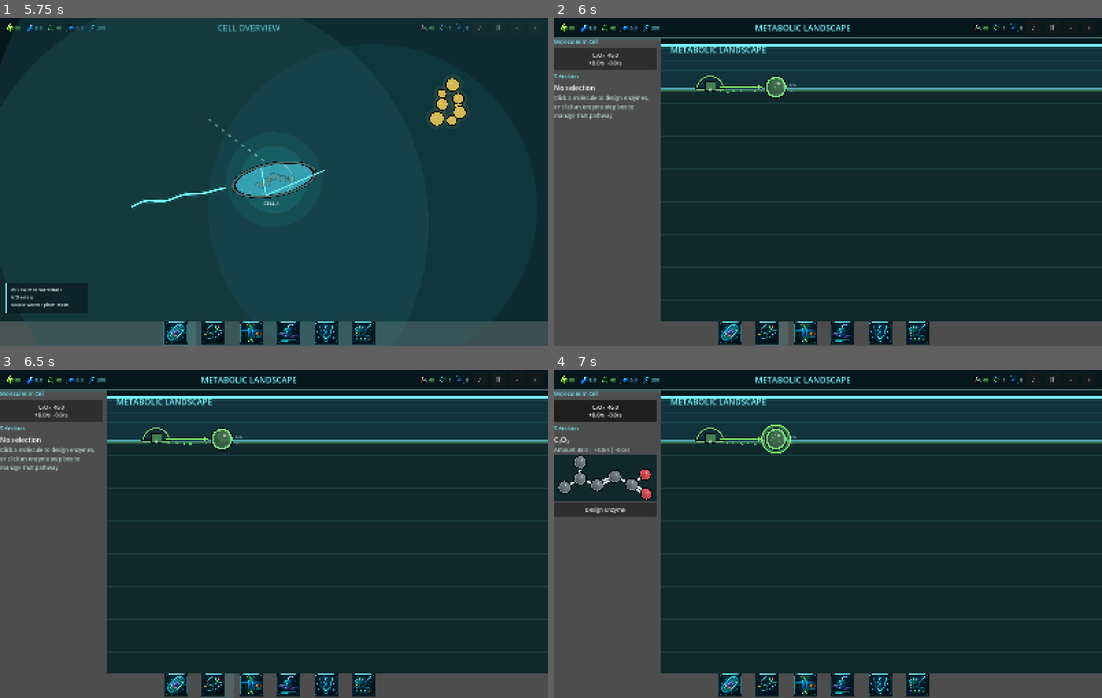
Above: before the commit, frames 1-4 (two rows, left to right).
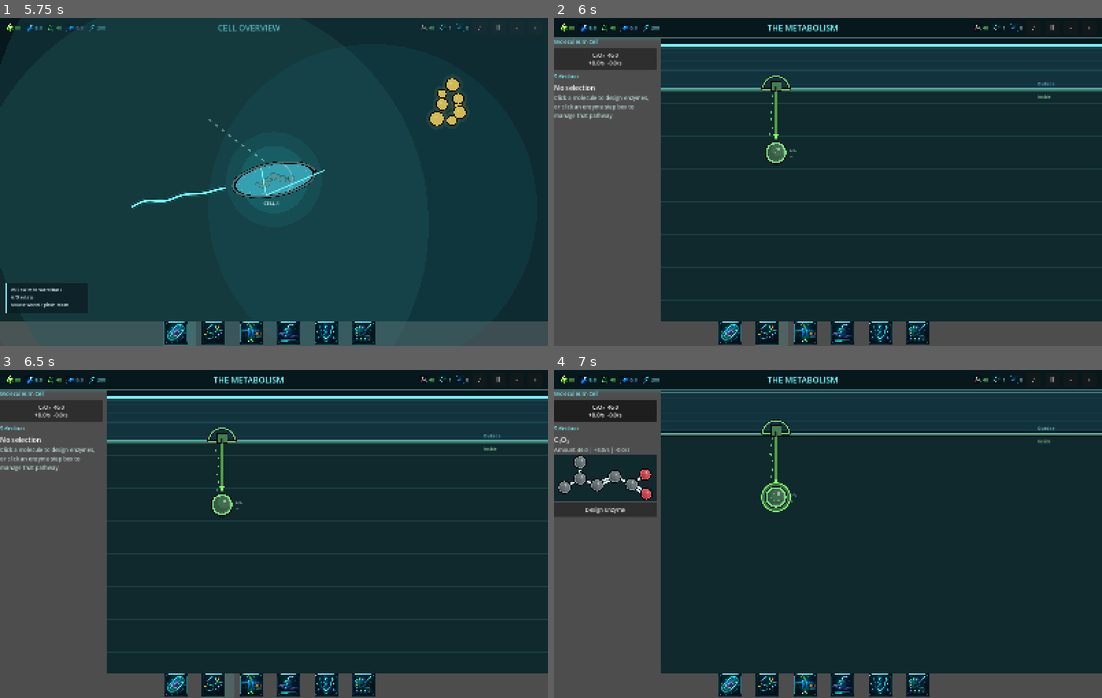
Above: after the commit, the same moments.

Repository: EliasEnglund/SimCell
Game: Godot game, scene res://scenes/main.tscn
The game is run twice, just before and just after one commit, with the same random seed, the same clock (stepped at 60 frames per second) and the same inputs.
Inputs (mouse positions are in pixels of both pictures, inside the frame that each line leads up to):
- Up to frame 1 (5.75 s): click "PLAY" at 0.5 s; click "♪" at 1.25 s; click "♫" at 2 s; click "Ⅱ" at 2.75 s; click "-" at 3.5 s; click "+" at 4.25 s; click (180, 332) at 5.02 s
- Up to frame 2 (6 s): click (773, 332) at 5.77 s
- Up to frame 3 (6.5 s): no input
- Up to frame 4 (7 s): click "C₆O₂ 46.0 +8.0/s -0.0/s" at 6.5 s

Frame 1 is identical in both runs. In frame 2, 1.3% of the frame differs, in the area x 21-92%, y 2-45%; in frame 3, 1.3%; in frame 4, 5.6%, in the area x 19-100%, y 2-44%.

Commit message:
Fix metabolism import layout and camera persistence

Diff:
--- a/scripts/ui/main.gd
+++ b/scripts/ui/main.gd
@@ -53,6 +53,8 @@
 var metabolism_goal_positions := {}
 var metabolism_route_bends := {}
 var metabolism_import_sources := {}
+var metabolism_pan_offset := Vector2.ZERO
+var metabolism_zoom := 1.0
 var metabolism_molecule_list_signature := ""
 var metabolism_molecule_buttons := {}
 var hovered_metabolism_molecule := ""
@@ -299,6 +301,11 @@
 	metabolism_workspace = MetabolismWorkspaceScript.new()
 	metabolism_workspace.simulation = sim
 	metabolism_workspace.use_persistent_layout(metabolism_layout_positions, metabolism_manual_positions, metabolism_goal_positions, metabolism_route_bends, metabolism_import_sources)
+	metabolism_workspace.use_persistent_camera(metabolism_pan_offset, metabolism_zoom)
+	metabolism_workspace.camera_changed.connect(func(new_pan: Vector2, new_zoom: float):
+		metabolism_pan_offset = new_pan
+		metabolism_zoom = new_zoom
+	)
 	metabolism_workspace.set_anchors_preset(Control.PRESET_FULL_RECT)
 	metabolism_workspace.clip_contents = true
 	metabolism_workspace.molecule_requested.connect(_handle_molecule_click)
@@ -1372,7 +1379,7 @@
 func _view_title(view_id: String) -> String:
 	var titles := {
 		"cell": "CELL OVERVIEW",
-		"metabolism": "METABOLIC LANDSCAPE",
+		"metabolism": "THE METABOLISM",
 		"membrane": "MEMBRANE TRANSPORT",
 		"proteins": "PROTEIN BUILDER",
 		"dna": "DNA TECH TREE",
--- a/scripts/ui/metabolism_workspace.gd
+++ b/scripts/ui/metabolism_workspace.gd
@@ -4,6 +4,7 @@
 signal molecule_requested(molecule_id: String)
 signal empty_requested
 signal pathway_requested(blueprint_id: String)
+signal camera_changed(pan_offset: Vector2, zoom: float)
 
 const MoleculeCanvasScript := preload("res://scripts/ui/molecule_canvas.gd")
 const WORLD_BOUNDS := Rect2(Vector2(-1500.0, 22.0), Vector2(4200.0, 3200.0))
@@ -130,6 +131,7 @@
 		_drag_distance += event.position.distance_to(_last_mouse)
 		_last_mouse = event.position
 		_clamp_pan()
+		emit_signal("camera_changed", pan_offset, zoom)
 		_rebuild()
 	elif event is InputEventMouseMotion and get_global_rect().has_point(event.position):
 		_hover_inside = true
@@ -189,6 +191,7 @@
 	if was_at_top:
 		pan_offset.y = -WORLD_BOUNDS.position.y * zoom
 	_clamp_pan()
+	emit_signal("camera_changed", pan_offset, zoom)
 	_rebuild()
 
 func _clamp_pan() -> void:
@@ -217,6 +220,10 @@
 	_manual_route_bends = route_bends
 	_manual_import_sources = import_sources
 
+func use_persistent_camera(saved_pan_offset: Vector2, saved_zoom: float) -> void:
+	pan_offset = saved_pan_offset
+	zoom = clampf(saved_zoom, 0.5, 2.0)
+
 func _rebuild() -> void:
 	var restore_hover := _hover_inside and not _dragging and get_rect().has_point(_last_hover_local)
 	_hide_hover_popup()
@@ -224,6 +231,7 @@
 		child.queue_free()
 	if simulation == null:
 		return
+	_clamp_pan()
 	var background := ColorRect.new()
 	background.color = Color("07181c")
 	background.set_anchors_preset(Control.PRESET_FULL_RECT)
@@ -247,19 +255,18 @@
 	membrane_line.set_anchors_preset(Control.PRESET_FULL_RECT)
 	membrane_line.mouse_filter = Control.MOUSE_FILTER_IGNORE
 	add_child(membrane_line)
-	var title := Label.new()
-	title.text = "METABOLIC LANDSCAPE"
-	title.add_theme_font_size_override("font_size", 24)
-	title.modulate = Color("76f4ff")
-	title.position = Vector2(28, 18)
-	title.mouse_filter = Control.MOUSE_FILTER_IGNORE
-	add_child(title)
 	var ids: Array[String] = []
 	for id in simulation.metabolism_molecule_ids():
 		if simulation.has_method("is_target_molecule_id") and simulation.is_target_molecule_id(str(id)):
 			continue
 		ids.append(str(id))
 	var layout := _metabolism_layout(ids, maxf(760.0, size.x))
+	_migrate_molecules_below_membrane(ids)
+	for id in ids:
+		if layout.has(id) and _layout_positions.has(id):
+			var item: Dictionary = layout[id]
+			item["position"] = _layout_positions[id]
+			layout[id] = item
 	var positions := {}
 	var sizes := {}
 	for id in ids:
@@ -610,12 +617,12 @@
 	var source_port: Vector2
 	var target_port: Vector2
 	if importing:
-		source_port = _node_port_world(marker_rect_world.position, marker_rect_world.size, route_dir)
+		source_port = Vector2(source_anchor.x, MEMBRANE_LINE_Y + GRID_CELL * 0.08)
 		target_port = _node_port_world(molecule_rect_world.position, molecule_rect_world.size, -route_dir)
 	else:
 		source_port = _node_port_world(molecule_rect_world.position, molecule_rect_world.size, route_dir)
 		target_port = _node_port_world(marker_rect_world.position, marker_rect_world.size, -route_dir)
-	var route_world := _routed_between_nodes_world(source_port, target_port, route_dir, -route_dir, route_key)
+	var route_world := _transport_route_world(source_port, target_port, route_key, importing)
 	var route_screen := _world_points_to_screen(route_world)
 	var arrow := RoutedArrowLine.new()
 	arrow.points = route_screen
@@ -628,6 +635,20 @@
 	_register_route_hover(route_screen, {"name": "Membrane import" if importing else "Membrane export", "rate": transport.get("rate", 0.0), "tool": "transporter"}, route_key)
 	_register_flux_route(route_screen, molecule_id, molecule_id, {"rate": transport.get("rate", 0.0), "active_count": 1})
 
+func _transport_route_world(source_port: Vector2, target_port: Vector2, route_key: String, importing: bool) -> Array[Vector2]:
+	if not importing:
+		return _routed_between_nodes_world(source_port, target_port, _primary_axis(target_port - source_port), _primary_axis(source_port - target_port), route_key)
+	var first_inside := Vector2(source_port.x, MEMBRANE_LINE_Y + GRID_CELL)
+	var route: Array[Vector2] = [source_port, first_inside]
+	if _manual_route_bends.has(route_key):
+		var bend: Vector2 = _clamp_route_bend(_manual_route_bends[route_key])
+		route.append(Vector2(bend.x, first_inside.y))
+		route.append(Vector2(bend.x, target_port.y))
+	else:
+		route.append(Vector2(target_port.x, first_inside.y))
+	route.append(target_port)
+	return _clean_route(route)
+
 func _arrow_label(pathway: Dictionary) -> String:
 	var rate := float(pathway.get("rate", 0.0))
 	if int(pathway.get("active_count", 0)) > 0:
@@ -643,10 +664,24 @@
 		sizes[id] = _molecule_canvas_size(simulation.molecule_types[id], _fixed_zoom)
 	if ids.is_empty():
 		return result
+	for transport in simulation.membrane_transport_arrows():
+		var molecule_id := str(transport.get("molecule", ""))
+		if not sizes.has(molecule_id) or _layout_positions.has(molecule_id):
+			continue
+		var molecule_size: Vector2 = sizes[molecule_id]
+		var source_key := "%s:%s" % [str(transport.get("direction", "import")), molecule_id]
+		var source_anchor := Vector2(map_width * 0.5, MEMBRANE_LINE_Y)
+		if _manual_import_sources.has(source_key):
+			source_anchor = Vector2(_manual_import_sources[source_key])
+		else:
+			source_anchor = _nearest_available_source_position(source_anchor, source_key)
+			_manual_import_sources[source_key] = source_anchor
+		var preferred_import := _snap_node_to_grid_cell(Vector2(source_anchor.x - molecule_size.x * 0.5, MEMBRANE_LINE_Y + GRID_CELL * 1.20), molecule_size)
+		_layout_positions[molecule_id] = _nearest_available_node_position(preferred_import, molecule_size, molecule_id)
 	var first_id := ids[0]
 	if not _layout_positions.has(first_id):
 		var first_size: Vector2 = sizes[first_id]
-		_layout_positions[first_id] = _snap_node_to_grid_cell(Vector2(map_width * 0.5 - first_size.x * 0.5, GRID_CELL * 0.75), first_size)
+		_layout_positions[first_id] = _snap_node_to_grid_cell(Vector2(map_width * 0.5 - first_size.x * 0.5, MEMBRANE_LINE_Y + GRID_CELL * 1.10), first_size)
 	for pathway in simulation.pathway_arrows():
 		var substrate_id: String = pathway.get("substrate", "")
 		if not _layout_positions.has(substrate_id):
@@ -680,7 +715,7 @@
 			_layout_positions[product_id] = _snap_node_to_grid_cell(opened, product_size)
 			cursor_x += product_size.x + group_gap
 	var gap := Vector2(GRID_CELL, GRID_CELL)
-	var row_y := GRID_CELL * 3.0
+	var row_y := MEMBRANE_LINE_Y + GRID_CELL * 2.0
 	var row_x := GRID_CELL
 	var row_height := 0.0
 	for i in ids.size():
@@ -696,6 +731,14 @@
 			row_height = maxf(row_height, node_size.y)
 		result[id] = {"position": _layout_positions[id], "size": node_size}
 	return result
+
+func _migrate_molecules_below_membrane(ids: Array[String]) -> void:
+	for id in ids:
+		if not _layout_positions.has(id):
+			continue
+		var pos := Vector2(_layout_positions[id])
+		if pos.y < MEMBRANE_LINE_Y + GRID_CELL * 0.72:
+			_layout_positions[id] = _nearest_available_node_position(_snap_node_to_grid_cell(Vector2(pos.x, MEMBRANE_LINE_Y + GRID_CELL * 1.20), MOLECULE_CARD_SIZE), MOLECULE_CARD_SIZE, id)
 
 func _open_position(preferred: Vector2, node_size: Vector2, sizes: Dictionary, allow_side_shift: bool = true, ignore_id: String = "") -> Vector2:
 	var gap := Vector2(GRID_CELL, GRID_CELL)
@@ -1026,16 +1069,10 @@
 		var gate_rect := Rect2(center - Vector2(size.x * 0.16, size.y * 0.28), Vector2(size.x * 0.32, size.y * 0.50))
 		draw_rect(gate_rect.grow(3.0 * scale), Color("02070b"), true)
 		draw_rect(gate_rect, Color(color.r, color.g, color.b, 0.55), true)
-		var arrow_dir := Vector2.DOWN if importing else Vector2.UP
-		var arrow_start := center + arrow_dir * size.y * 0.03
-		var arrow_end := center + arrow_dir * size.y * 0.25
-		draw_line(arrow_start, arrow_end, color.lightened(0.25), 2.6 * scale, true)
-		var normal := Vector2(-arrow_dir.y, arrow_dir.x)
-		draw_colored_polygon(PackedVector2Array([
-			arrow_end,
-			arrow_end - arrow_dir * 8.0 * scale + normal * 5.0 * scale,
-			arrow_end - arrow_dir * 8.0 * scale - normal * 5.0 * scale
-		]), color.lightened(0.25))
+		var channel_start := Vector2(center.x, base_y - size.y * 0.16)
+		var channel_end := Vector2(center.x, base_y + size.y * 0.12)
+		draw_line(channel_start, channel_end, Color("02070b"), 5.0 * scale, true)
+		draw_line(channel_start, channel_end, color.lightened(0.25), 2.2 * scale, true)
 
 class ArrowLine:
 	extends Control
@@ -2128,11 +2165,16 @@
 		var x0 := world_bounds.position.x * zoom + pan_offset.x
 		var x1 := world_bounds.end.x * zoom + pan_offset.x
 		var y := line_y * zoom + pan_offset.y
+		if y < -36.0 or y > size.y + 36.0:
+			return
 		draw_line(Vector2(x0, y), Vector2(x1, y), Color("02070b"), 12.0, true)
 		draw_line(Vector2(x0, y - 3.0), Vector2(x1, y - 3.0), Color(0.42, 0.95, 1.0, 0.70), 2.6, true)
 		draw_line(Vector2(x0, y + 3.0), Vector2(x1, y + 3.0), Color(0.55, 1.0, 0.70, 0.45), 2.2, true)
 		draw_line(Vector2(x0, y), Vector2(x1, y), Color(0.50, 1.0, 0.86, 0.52), 1.5, true)
 		var tick_spacing := grid_cell * zoom
+		var label_x := minf(x1 - 168.0, size.x - 188.0)
+		draw_string(ThemeDB.fallback_font, Vector2(label_x, y - 12.0), "Outside", HORIZONTAL_ALIGNMENT_LEFT, -1, 13, Color(0.62, 0.95, 1.0, 0.78))
+		draw_string(ThemeDB.fallback_font, Vector2(label_x, y + 26.0), "Inside", HORIZONTAL_ALIGNMENT_LEFT, -1, 13, Color(0.72, 1.0, 0.78, 0.78))
 		if tick_spacing < 12.0:
 			return
 		var world_x: float = floor(world_bounds.position.x / grid_cell) * grid_cell
